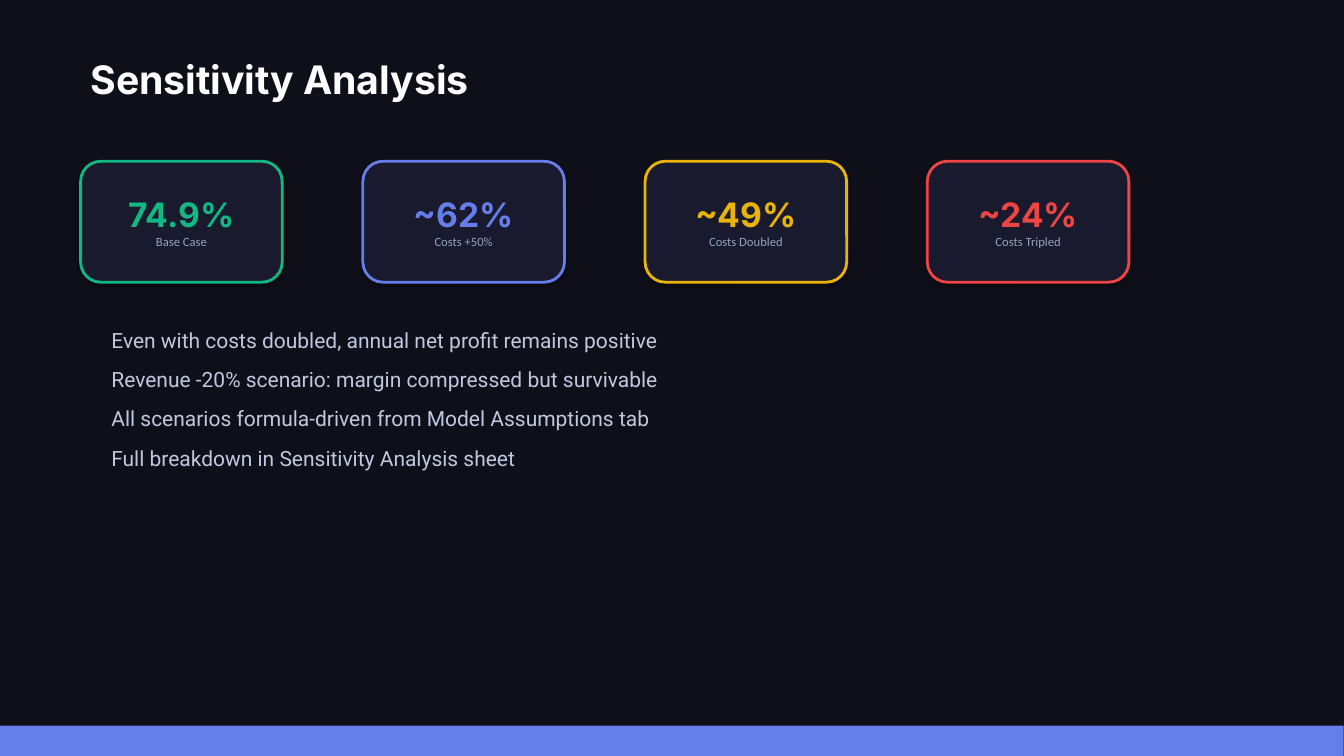
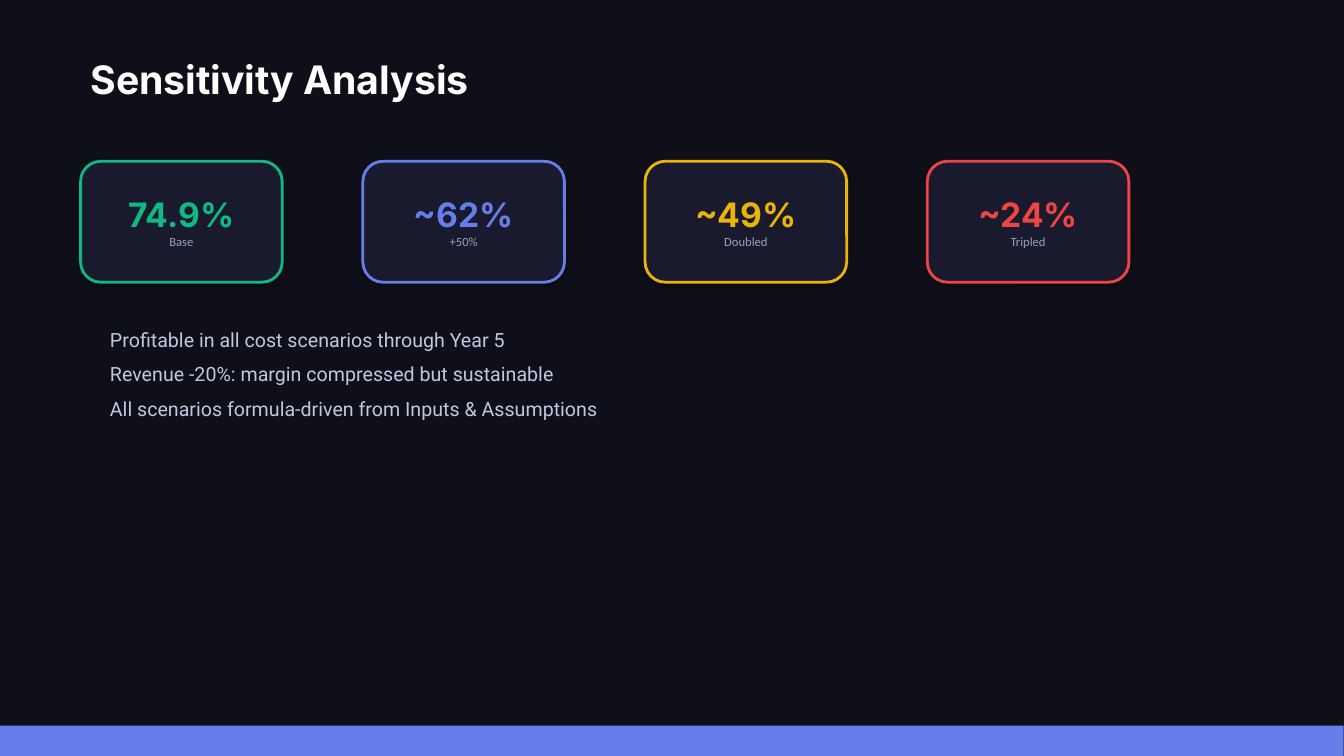
Before and after one commit to maurop70/Meta_App_Factory2, a slide deck: slide 6 of data/V3_Beautified/Delegate_AI_V3_Investor_Pitch.pptx. Drawn at 1344x756 pixels with LibreOffice and Linux fonts; fonts in the diff are those of the drawing. Boxes give left, top, right and bottom in pixels: in the first picture for what was removed or moved away, otherwise in the second. Text is boxed around its words. In the diff, an @@ line names an element or a change of style, - is before the commit and + after.

Commit message:
System Recovery + V3 Finalization: n8n auto-heal, 5-year financial model, Gemini visual PPTX, 100pct visual coverage

```diff
--- a/data/V3_Beautified/Delegate_AI_V3_Investor_Pitch.pptx
+++ b/data/V3_Beautified/Delegate_AI_V3_Investor_Pitch.pptx
@@ text in rounded rectangle at (169, 238, 193, 246): text changed @@
-Base Case
+Base
@@ text in rounded rectangle at (450, 237, 478, 246): text changed @@
-Costs +50%
++50%
@@ text in rounded rectangle at (724, 237, 767, 246): text changed @@
-Costs Doubled
+Doubled
@@ text in rounded rectangle at (1011, 237, 1046, 248): text changed @@
-Costs Tripled
+Tripled
@@ text at (110, 332, 597, 420): text changed; size 15 to 14 pt @@
-Even with costs doubled, annual net profit remains positive
-Revenue -20% scenario: margin compressed but survivable
-All scenarios formula-driven from Model Assumptions tab
-Full breakdown in Sensitivity Analysis sheet
+Profitable in all cost scenarios through Year 5
+Revenue -20%: margin compressed but sustainable
+All scenarios formula-driven from Inputs & Assumptions
```
Also in this commit, not shown: 6 other slides changed, 5 other files.
